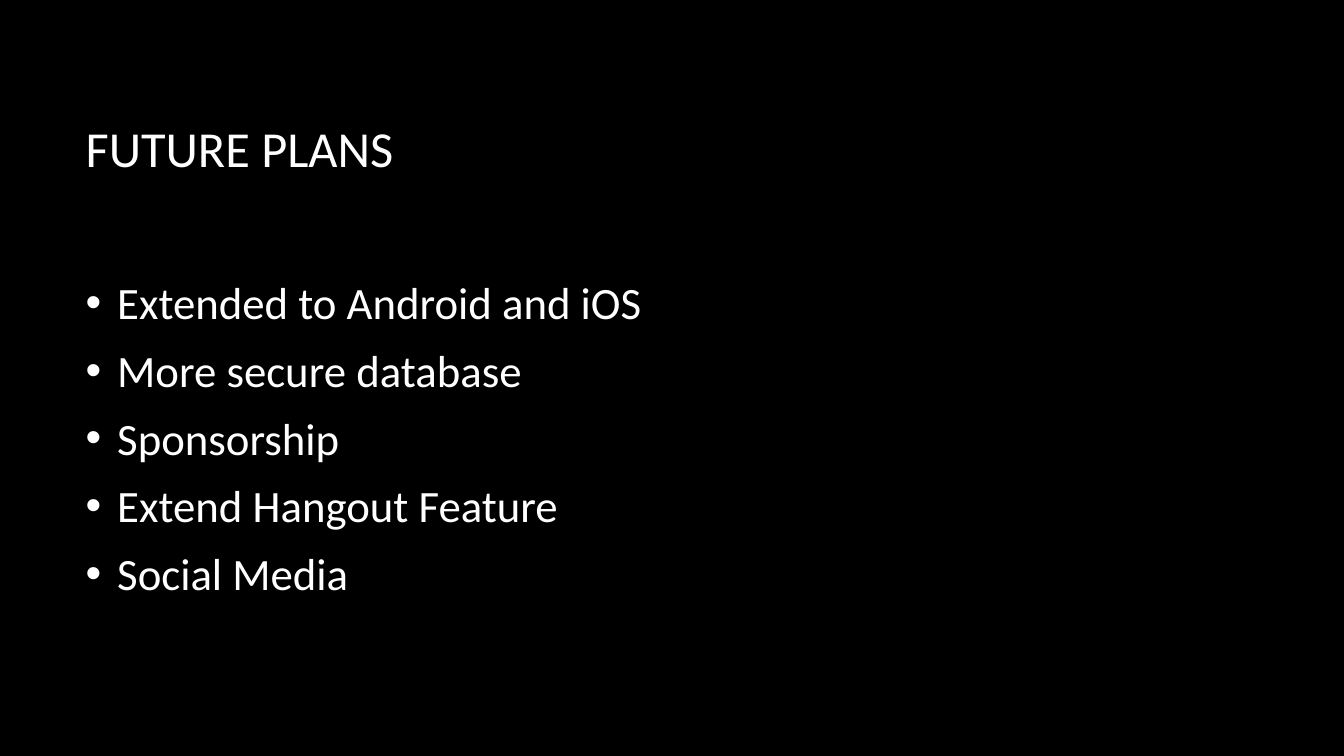
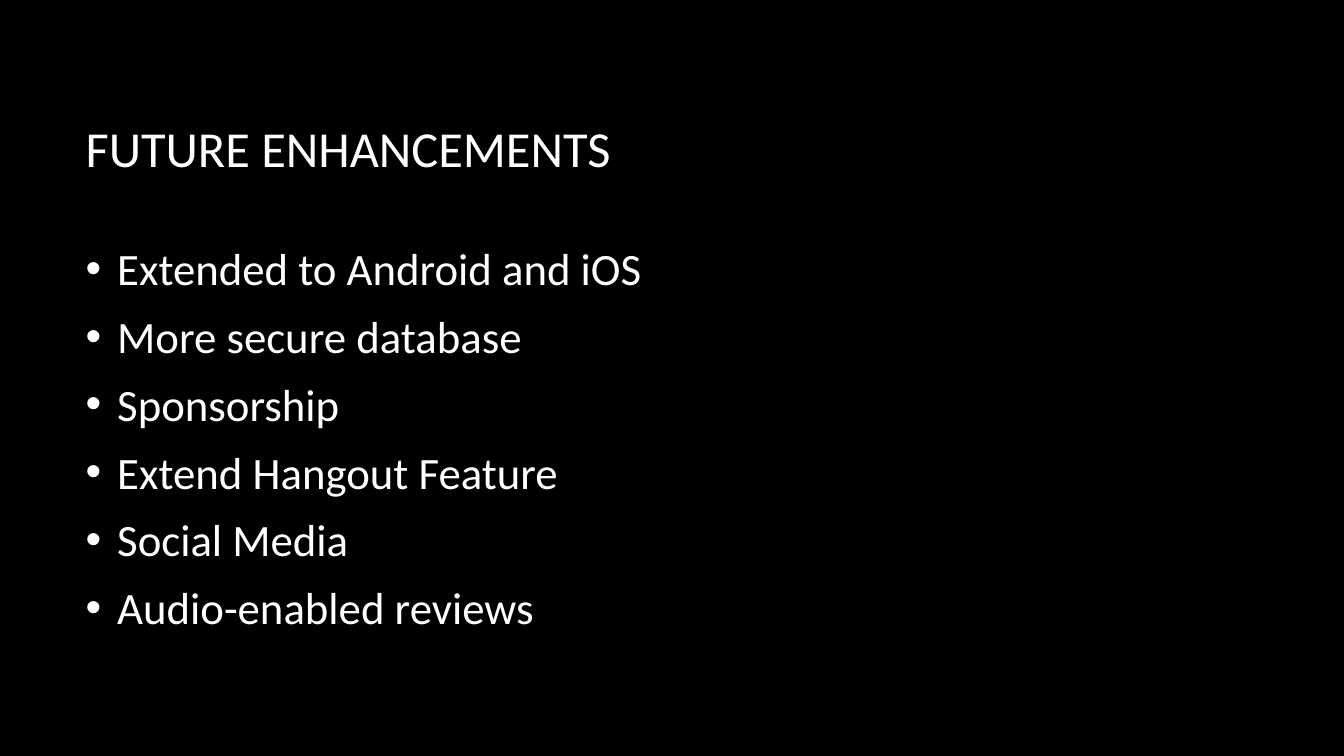
Before and after one commit to Tampa2016/team-2, a slide deck: slide 4 of noLimit (Team-2).pptx (slide 7 before the commit). Drawn at 1344x756 pixels with LibreOffice and Linux fonts; fonts in the diff are those of the drawing; background and template pictures are left out. Boxes give left, top, right and bottom in pixels: in the first picture for what was removed or moved away, otherwise in the second. Text is boxed around its words. In the diff, an @@ line names an element or a change of style, - is before the commit and + after.

Commit message:
New PP

```diff
--- a/noLimit (Team-2).pptx
+++ b/noLimit (Team-2).pptx
@@ title at bbox=[86, 134, 610, 168]: text changed @@
-FUTURE PLANS
+FUTURE ENHANCEMENTS
@@ text at bbox=[117, 593, 534, 625]: paragraph added @@
+• Audio-enabled reviews
```
Also in this commit, not shown: 3 slides removed.
